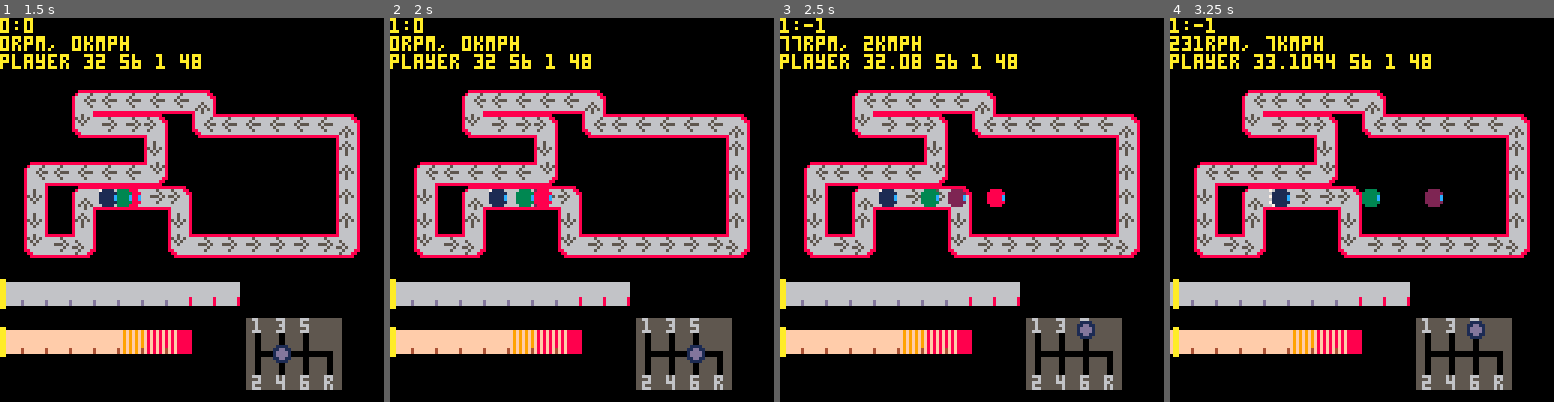
Above: before the commit, frames 1-4 (left to right).
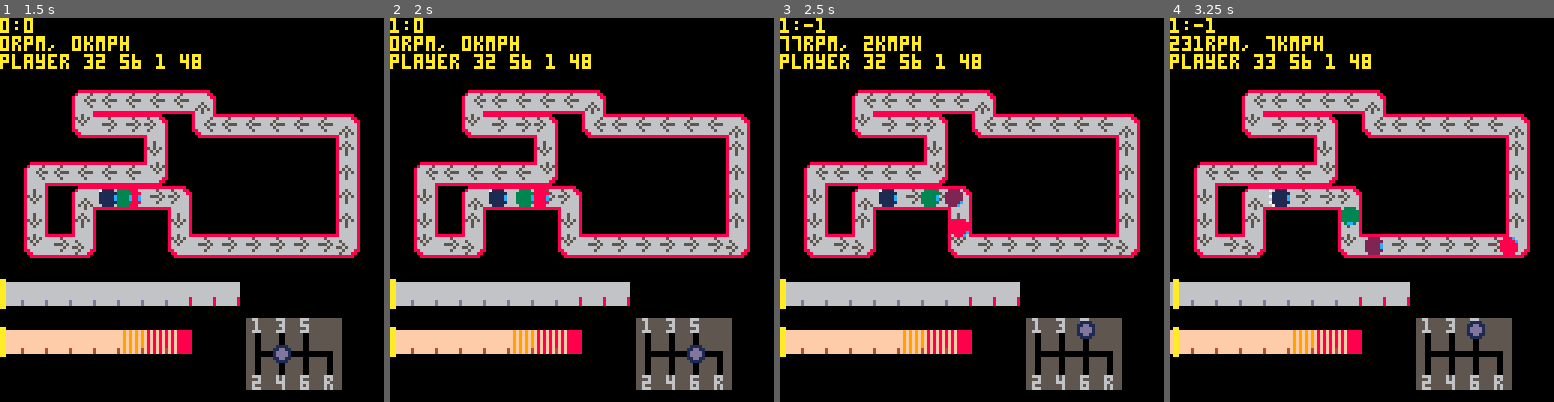
Above: after the commit, the same moments.

Repository: VedVid/PICOdrag
Game: PICO-8 cartridge picodrag.p8
Two runs of this game, one before a commit and one after it. Both use one fixed random seed, a clock stepped at 60 frames per second and the inputs below.
Inputs:
- Up to frame 1 (1.5 s): no input
- Up to frame 2 (2 s): hold Right from 1.6 s (still down)
- Up to frame 3 (2.5 s): release Right at 2.1 s; hold Up 2.15-2.42 s; hold Right from 2.47 s (still down)
- Up to frame 4 (3.25 s): release Right at 3.03 s; hold Left from 3.08 s (still down)

Frame 1 is identical in both runs. In frame 2, less than 0.1% of the frame differs, in the area x 37-43%, y 44-50%; in frame 3, 0.9%; in frame 4, 1.4%, in the area x 28-91%, y 9-62%.

Commit message:
Revert "wip"
This reverts commit eb405d3afcaf9ad896c18aa08ae2bbfe9ee4502f.

Diff:
--- a/picodrag.p8
+++ b/picodrag.p8
@@ -6,7 +6,7 @@
 function _init()
  pi = 3.14
  fps = 30
- km_ratio = 0.01
+ km_ratio = 0.1
  track = make_track()
  player = make_player()
  opponents = make_opponents()
@@ -452,48 +452,83 @@
 end
 
 function actor_update(actor, track)
+ local move_x = 0
+ local move_y = 0
  local cell = nil
  if track.cells[actor.cell] then
-  cell = track.cells[actor.cell]
+  cell = track.cells[actor.cell][3]
  else
   actor.cell = 1
-  cell = track.cells[actor.cell]
- end
- local cell_x = cell[1]
- local cell_y = cell[2]
- local cell_spr = cell[3]
+  cell = track.cells[actor.cell][3]
+ end
  local ncell = nil
  if track.cells[actor.cell+1] then
   ncell = track.cells[actor.cell+1][3]
  else
   ncell = track.cells[1][3]
  end
- if cell_spr == 10 or
-  cell_spr == 42 then
-  actor.x += actor.car.current_speed * km_ratio
- elseif cell_spr == 26 then
-  actor.x -= actor.car.current_speed * km_ratio
- elseif cell_spr == 11 or
-  cell_spr == 43 then
-  actor.y += actor.car.current_speed * km_ratio
- elseif cell_spr == 27 then
-  actor.y -= actor.car.current_speed * km_ratio
- elseif cell_spr == 12 then
-  actor.x += actor.car.current_speed * km_ratio
- elseif cell_spr == 13 then
-  actor.y -= actor.car.current_speed * km_ratio
- elseif cell_spr == 29 then
-  actor.x -= actor.car.current_speed * km_ratio
- elseif cell_spr == 28 then
-  actor.y -= actor.car.current_speed * km_ratio
- elseif cell_spr == 14 then
-  actor.y += actor.car.current_speed * km_ratio
+ if cell == 10 or
+  cell == 42 then
+  move_x = actor.car.current_speed * km_ratio
+ elseif cell == 26 then
+  move_x = (-1) * actor.car.current_speed * km_ratio
+ elseif cell == 11 or
+  cell == 43 then
+  move_y = actor.car.current_speed * km_ratio
+ elseif cell == 27 then
+  move_y = (-1) * actor.car.current_speed * km_ratio
+ elseif cell == 12 then
+  move_x = actor.car.current_speed * km_ratio
+ elseif cell == 13 then
+  move_y = actor.car.current_speed * km_ratio
+ elseif cell == 29 then
+  move_x = (-1) * actor.car.current_speed * km_ratio
+ elseif cell == 28 then
+  move_y = (-1) * actor.car.current_speed * km_ratio
+ elseif cell == 14 then
+  move_y = actor.car.current_speed * km_ratio
  elseif cell == 30 then
-  actor.x += actor.car.current_speed * km_ratio
+  move_x = actor.car.current_speed * km_ratio
  elseif cell == 31 then
-  actor.y -= actor.car.current_speed * km_ratio
+  move_y = (-1) * actor.car.current_speed * km_ratio
  elseif cell == 15 then
-  actor.x -= actor.car.current_speed * km_ratio
+  move_x = (-1) * actor.car.current_speed * km_ratio
+ end
+ actor.x_dec += move_x
+ actor.y_dec += move_y
+ local cont = true
+ while cont do
+  if actor.x_dec >= 10 then
+   actor.x += 1
+   actor.x_dec -= 10
+   if actor.x % 8 == 0 then
+    actor.cell += 1
+	   actor.x_dec = 0
+   end
+  elseif actor.x_dec <= -10 then
+   actor.x -= 1
+   actor.x_dec += 10
+   if actor.x % 8 == 0 then
+    actor.cell += 1
+	   actor.x_dec = 0
+   end
+  elseif actor.y_dec >= 10 then
+   actor.y += 1
+   actor.y_dec -= 10
+   if actor.y % 8 == 0 then
+    actor.cell += 1
+	   actor.y_dec = 0
+   end
+  elseif actor.y_dec <= -10 then
+   actor.y -= 1
+   actor.y_dec += 10
+   if actor.y % 8 == 0 then
+    actor.cell += 1
+	   actor.y_dec = 0
+   end
+  else
+   cont = false
+  end
  end
  if ncell == 10 or
   ncell == 42 then
